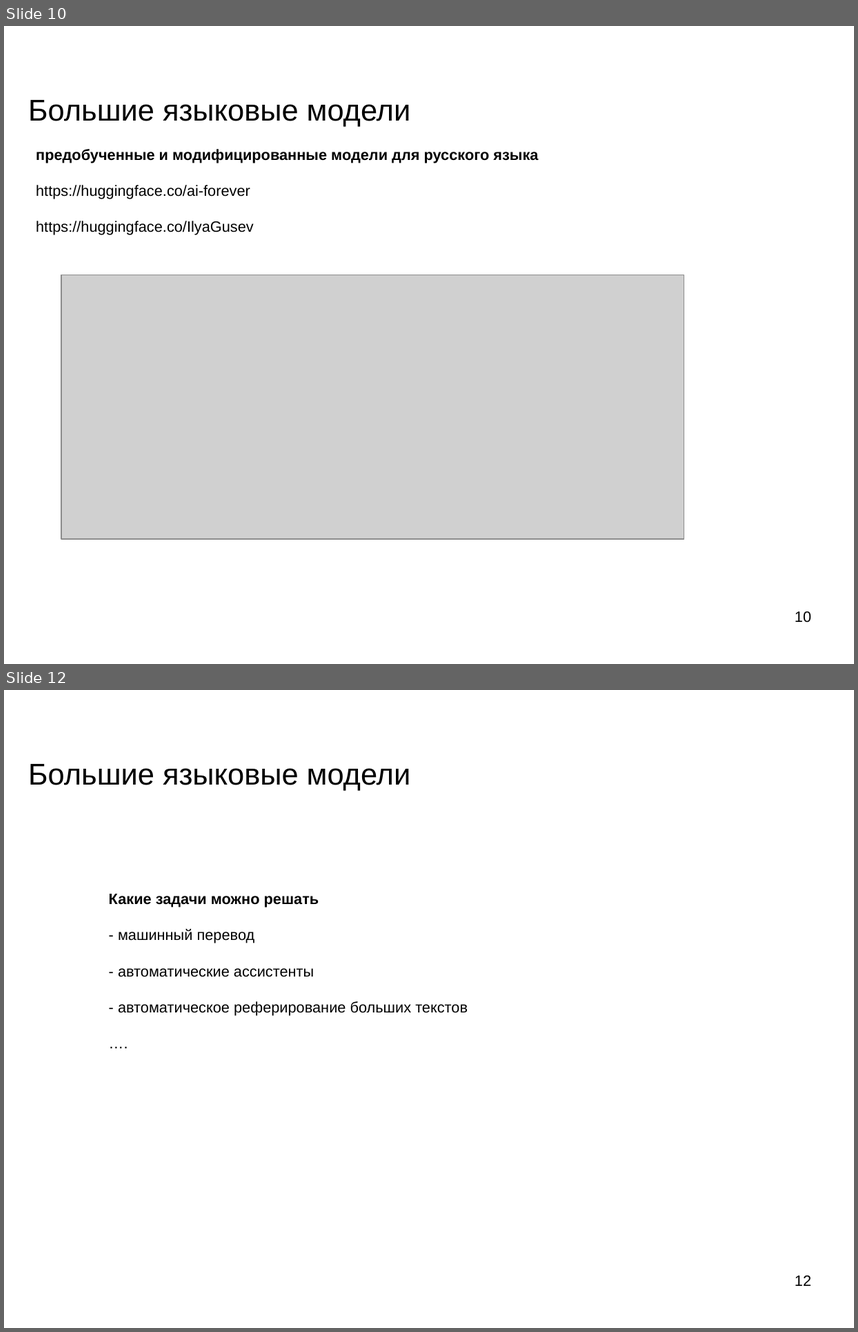
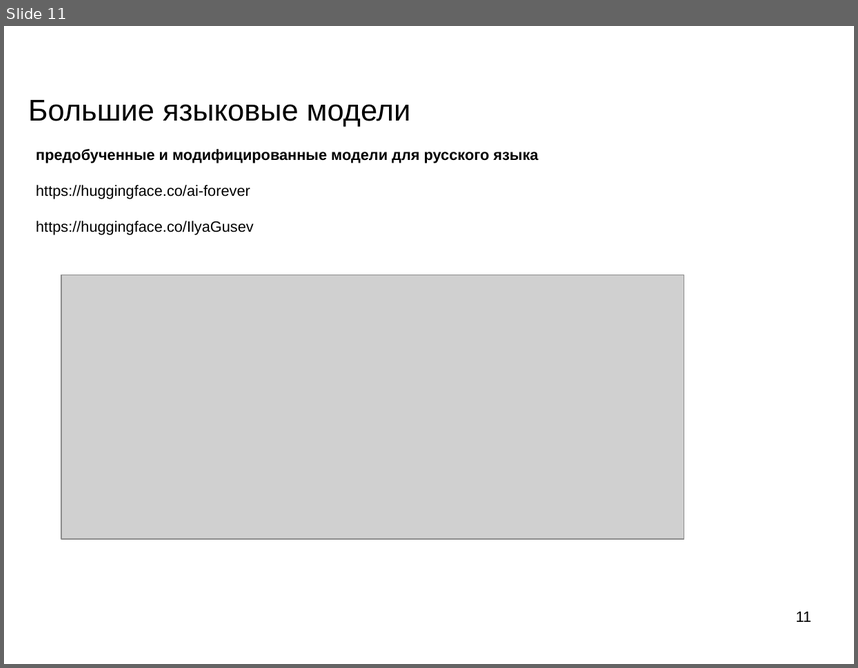
Before and after one commit to mechanoid5/ml_nlp_2025_I, a slide deck: 10-large-lang-models.odp. Shown one above the other, each under a label of ours: slides 10 and 12 before the commit, slide 11 after it; the slides between them are not shown. The pictures are 858x1332 and 858x668 pixels, drawn with LibreOffice and Linux fonts; fonts in the diff are those of the drawing; grey boxes stand for pictures; background and template pictures are left out. Boxes give left, top, right and bottom in pixels: in the first picture for what was removed or moved away, otherwise in the second. Text is boxed around its words. In the diff, an @@ line names an element or a change of style, - is before the commit and + after.

```diff
--- a/10-large-lang-models.odp
+++ b/10-large-lang-models.odp
@@ slide 12 removed at [4,690,854,1328], background picture (left out) @@
@@ title removed at [28,764,411,791] @@
-Большие языковые модели
@@ text removed at [109,894,468,1016] @@
-Какие задачи можно решать
-- машинный перевод
-- автоматические ассистенты
-- автоматическое реферирование больших текстов
-….
@@ page number removed at [795,1275,811,1285] @@
-12
@@ what was slide 10 is now slide 11 @@
@@ page number at [796,611,812,621]: text changed @@
-10
+11
```
Also in this commit, not shown: 1 slide changed, 2 slides added, 1 other slide removed, 7 other files.
